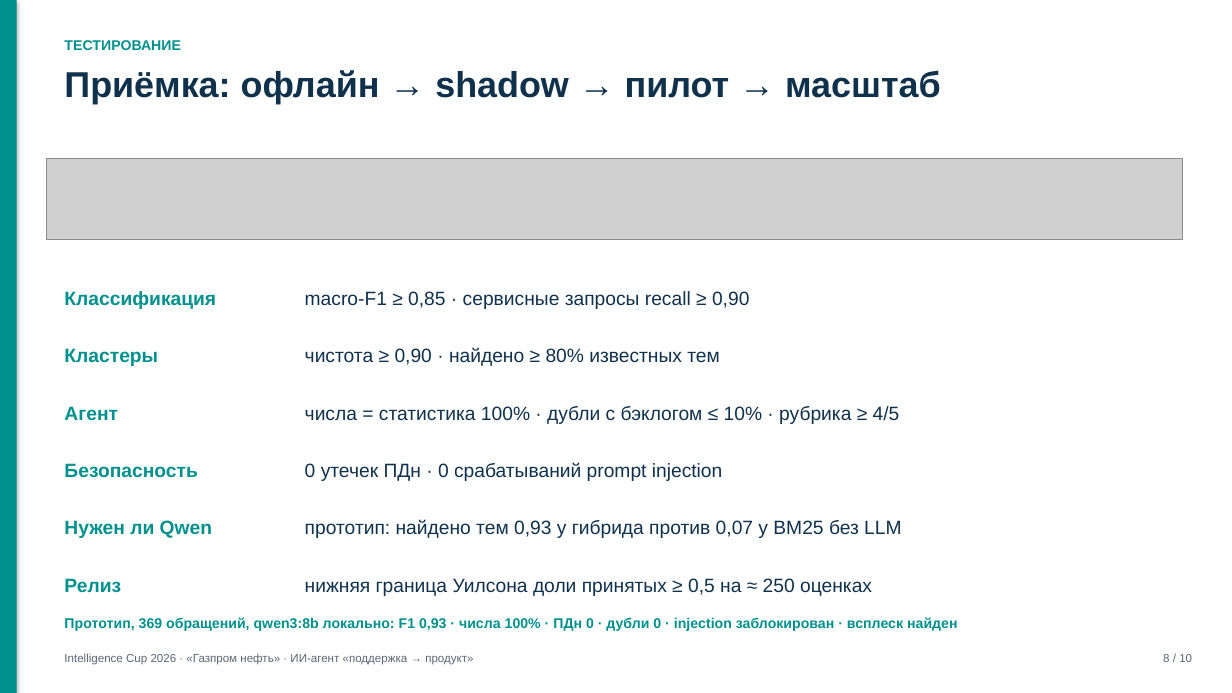
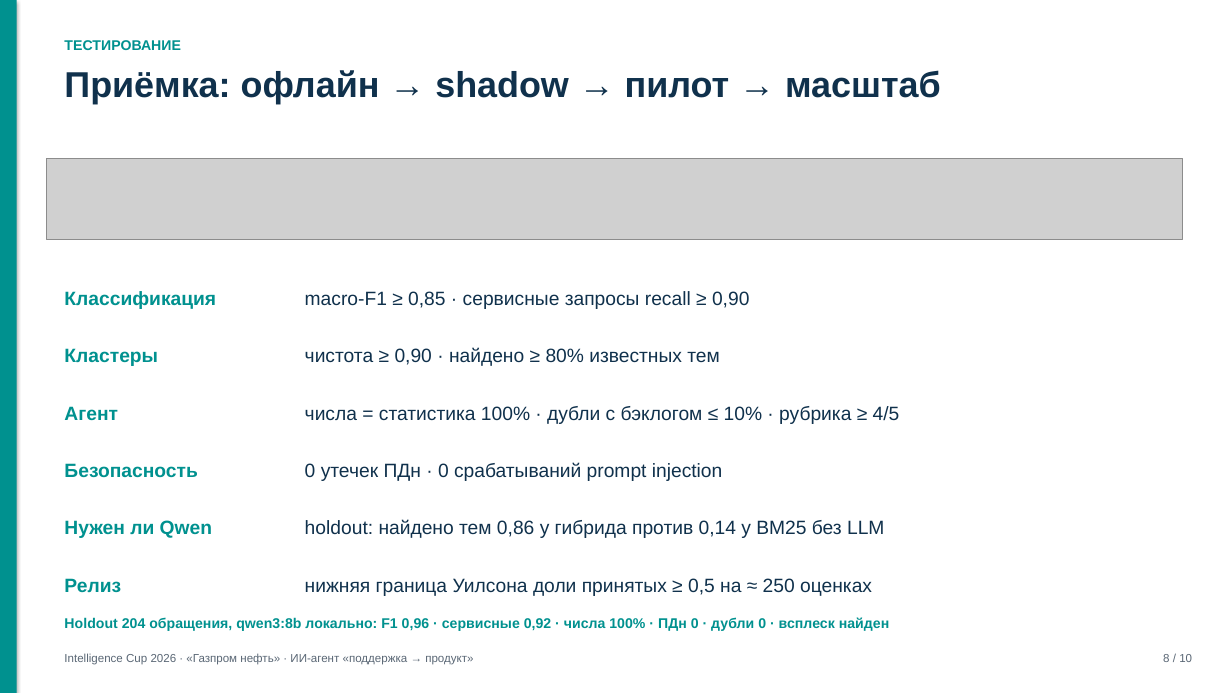
Before and after one commit to Gnod-do/ticket-triage-agent, a slide deck: slide 8 of dist/Презентация.pptx. Drawn at 1232x693 pixels with LibreOffice and Linux fonts; fonts in the diff are those of the drawing; grey boxes stand for pictures. Boxes give left, top, right and bottom in pixels: in the first picture for what was removed or moved away, otherwise in the second. Text is boxed around its words. In the diff, an @@ line names an element or a change of style, - is before the commit and + after.

```diff
--- a/dist/Презентация.pptx
+++ b/dist/Презентация.pptx
@@ text at <box>305,519,884,538</box>: text changed @@
-прототип: найдено тем 0,93 у гибрида против 0,07 у BM25 без LLM
+holdout: найдено тем 0,86 у гибрида против 0,14 у BM25 без LLM
@@ text at <box>64,617,890,631</box>: text changed @@
-Прототип, 369 обращений, qwen3:8b локально: F1 0,93 · числа 100% · ПДн 0 · дубли 0 · injection заблокирован · всплеск найден
+Holdout 204 обращения, qwen3:8b локально: F1 0,96 · сервисные 0,92 · числа 100% · ПДн 0 · дубли 0 · всплеск найден
```
Also in this commit, not shown: 14 other files.
